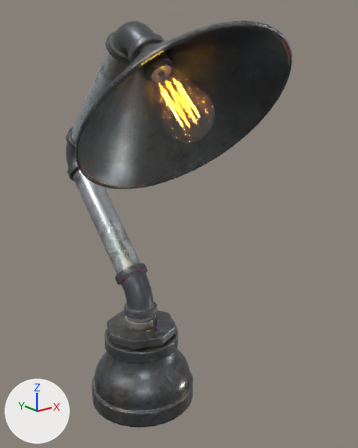
An edit to the glTF model client/public/assets/models/level-02/industrial_pipe_lamp_512.glb, drawn before and after from the same camera.
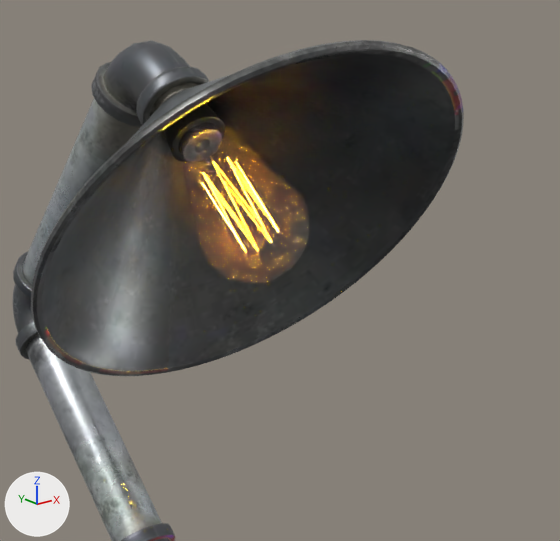
The first picture shows the older version from a 50 mm lens placed at (-0.249, -0.372, 0.326), pointed at (0.028, -0.025, 0.187). The close-ups show the older and then the newer version on the part from 17% to 95% of the width and 0% to 61% of the height of that picture. Only the edits that show in the close-ups are written down. Lighting does not change. The marker at lower left points along +X, +Y and +Z. Where no turn or scale is listed for an object, it has been applied to the vertices. Vertices at exactly the same position are counted once.

In view in the first close-up: 'industrial_pipe_lamp'.
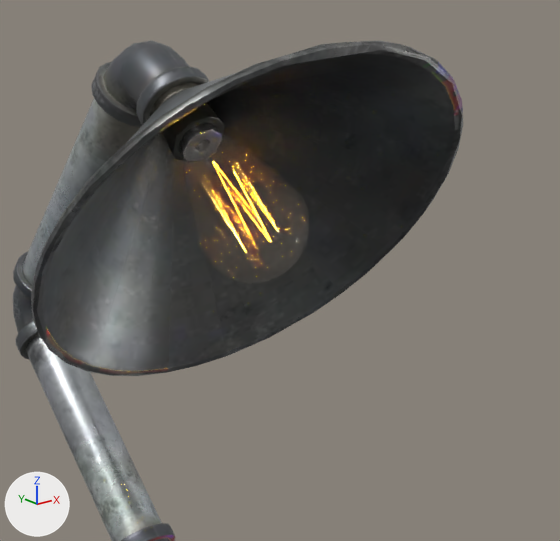
Where the newer file only moved an object's origin or applied its transform, the numbers keep the older frame.

Changed parts and their boxes (x1, y1, x2, y2) in the close-ups (560 x 541 px):
'industrial_pipe_lamp', reshaped
    before: (13, 40, 464, 541)
    after: (13, 41, 463, 541)
part 1 of me_vert_002, deleted
    before: (199, 142, 279, 252)

Edits to the bpy script that builds the scene:
```text
Change me_vert_002:
    used by ob_industrial_pipe_lamp; location = (0.0, -0.0044, 0.1821)
    remove me_vert_002.from_pydata(...)  # 4032 vertices, 7600 faces; spans x -0.091..0.091, y -0.131..0.131, z -0.182..0.182
    add me_vert_002.from_pydata(...)  # 1375 vertices, 2599 faces; spans x -0.091..0.091, y -0.131..0.131, z -0.182..0.182
    me_vert_002 part 1: 8 loose pieces with 873 vertices, spanning x -0.008..0.008, y -0.075..-0.032, z 0.101..0.144, are deleted
    other edits to the shape of me_vert_002 do not show in these pictures
```
